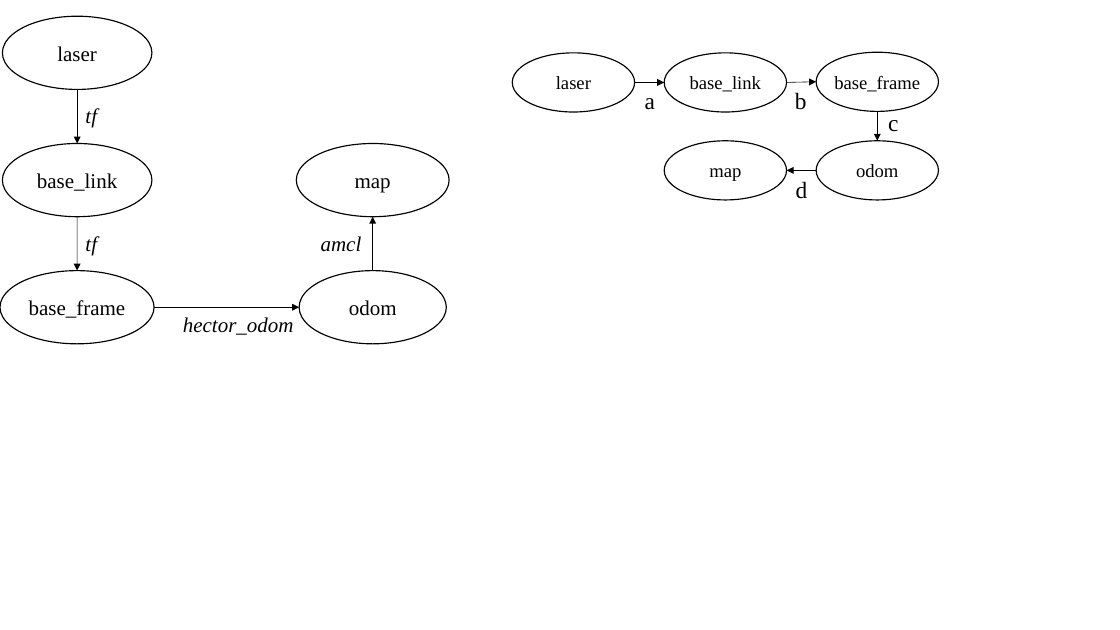
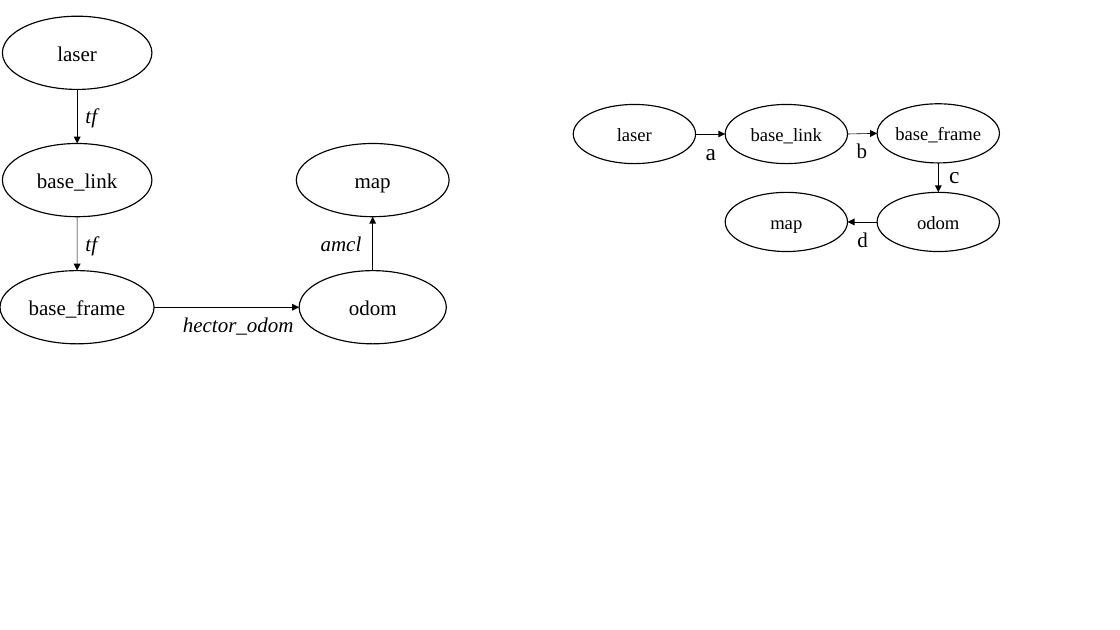
Before and after one commit to jensdehoog95/MAP2017, a slide deck: slide 6 of Paper/Metadata/Navstack.pptx. Drawn at 1120x630 pixels with LibreOffice and Linux fonts; fonts in the diff are those of the drawing. Boxes give left, top, right and bottom in pixels: in the first picture for what was removed or moved away, otherwise in the second. Text is boxed around its words. In the diff, an @@ line names an element or a change of style, - is before the commit and + after.

```diff
--- a/Paper/Metadata/Navstack.pptx
+++ b/Paper/Metadata/Navstack.pptx
@@ 5 ellipses, 4 arrows, 3 texts: place and size @@
-5 ellipses, 4 arrows, 3 texts at bbox=[513, 52, 939, 200]
+5 ellipses, 4 arrows, 3 texts at bbox=[573, 104, 1000, 251]
@@ text "b" at bbox=[857, 143, 867, 159]: size 20 to 18 pt @@
@@ text "d": place and size @@
-text "d" at bbox=[796, 181, 808, 199]
+text "d" at bbox=[857, 232, 867, 248]
@@ text "d" at bbox=[857, 232, 867, 248]: size 20 to 18 pt @@
```
Also in this commit, not shown: 3 other files.
